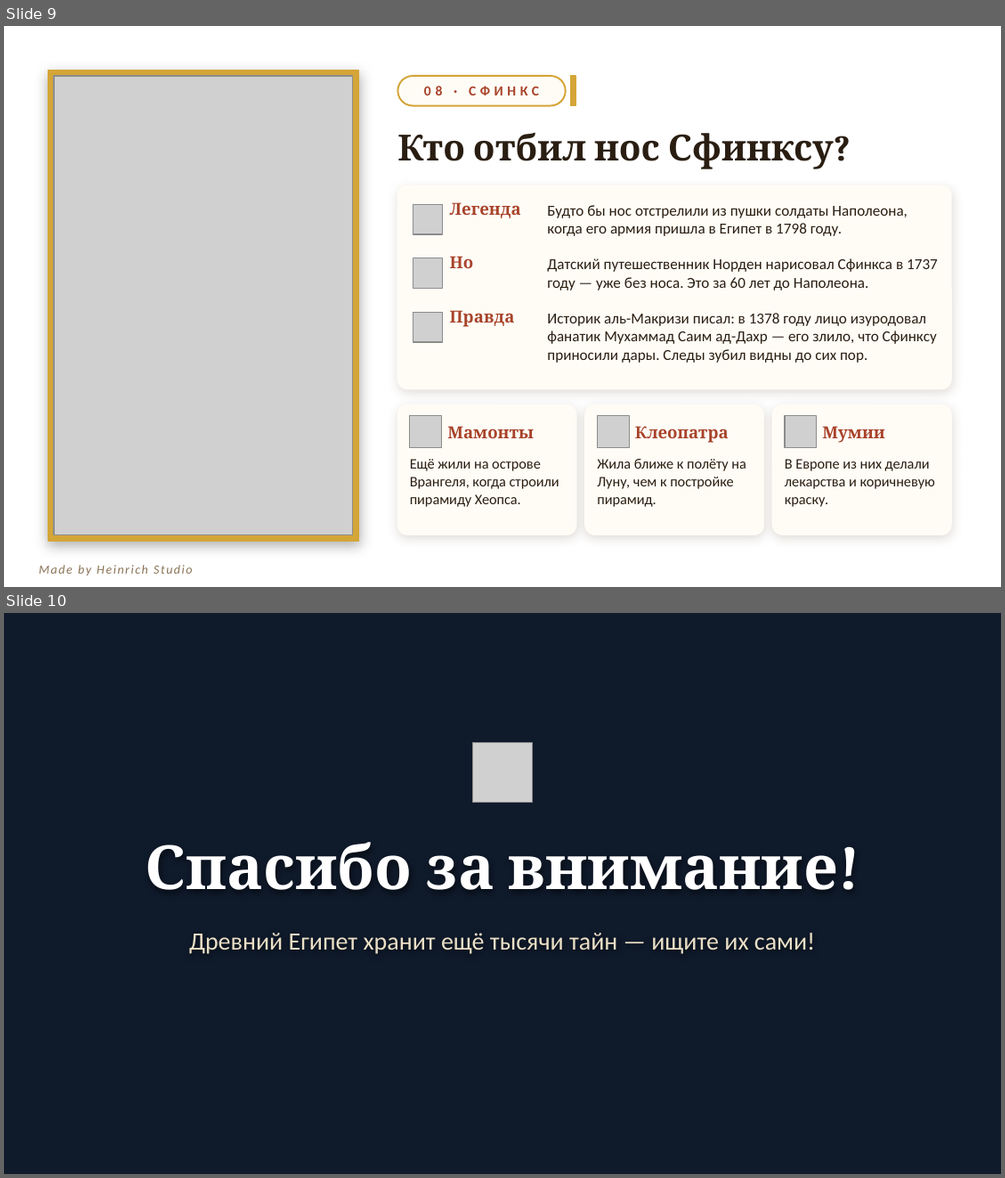
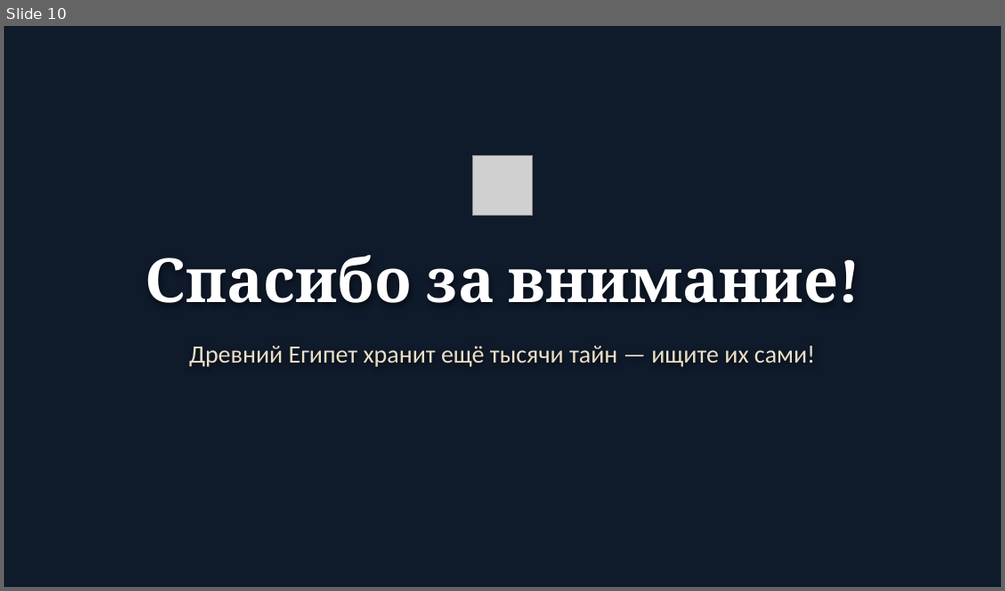
Before and after one commit to sl-himmelreich/heinrich-mario, a slide deck: Древний_Египет.pptx. Shown one above the other, each under a label of ours: slides 9 and 10 before the commit, slide 10 after it. The pictures are 1005x1178 and 1005x591 pixels, drawn with LibreOffice and Linux fonts; fonts in the diff are those of the drawing; grey boxes stand for pictures; background and template pictures are left out. Boxes give left, top, right and bottom in pixels: in the first picture for what was removed or moved away, otherwise in the second. Text is boxed around its words. In the diff, an @@ line names an element or a change of style, - is before the commit and + after.

```diff
--- a/Древний_Египет.pptx
+++ b/Древний_Египет.pptx
@@ slide 9 removed at [4,26,1001,587], background picture (left out) @@
@@ rectangle removed at [48,70,359,540] @@
@@ picture removed at [54,76,353,534] @@
@@ rounded rectangle removed at [397,76,566,106] @@
@@ rectangle removed at [570,76,575,106] @@
@@ text removed at [424,86,539,95] @@
-08 · СФИНКС
@@ text removed at [397,132,833,169] @@
-Кто отбил нос Сфинксу?
@@ rounded rectangle removed at [397,185,951,389] @@
@@ picture removed at [413,204,443,234] @@
@@ text removed at [450,202,521,218] @@
-Легенда
@@ text removed at [547,205,907,236] @@
-Будто бы нос отстрелили из пушки солдаты Наполеона, когда его армия пришла в Египет в 1798 году.
@@ picture removed at [413,258,443,289] @@
@@ text removed at [450,256,474,268] @@
-Но
@@ text removed at [547,258,938,290] @@
-Датский путешественник Норден нарисовал Сфинкса в 1737 году — уже без носа. Это за 60 лет до Наполеона.
@@ picture removed at [413,312,443,342] @@
@@ text removed at [450,310,515,327] @@
-Правда
@@ text removed at [547,313,937,362] @@
-Историк аль-Макризи писал: в 1378 году лицо изуродовал фанатик Мухаммад Саим ад-Дахр — его злило, что Сфинксу приносили дары. Следы зубил видны до сих пор.
@@ rounded rectangle removed at [397,405,576,534] @@
@@ picture removed at [410,416,442,448] @@
@@ text removed at [447,426,534,438] @@
-Мамонты
@@ rounded rectangle removed at [585,405,763,534] @@
@@ picture removed at [597,416,629,448] @@
@@ text removed at [635,426,728,443] @@
-Клеопатра
@@ rounded rectangle removed at [773,405,951,534] @@
@@ picture removed at [785,416,817,448] @@
@@ text removed at [822,426,884,443] @@
-Мумии
@@ text removed at [410,459,559,507] @@
-Ещё жили на острове Врангеля, когда строили пирамиду Хеопса.
@@ text removed at [597,459,745,507] @@
-Жила ближе к полёту на Луну, чем к постройке пирамид.
@@ text removed at [785,459,935,507] @@
-В Европе из них делали лекарства и коричневую краску.
@@ text removed at [39,564,193,575] @@
-Made by Heinrich Studio
```
Also in this commit, not shown: 1 slide added, 1 other file.
